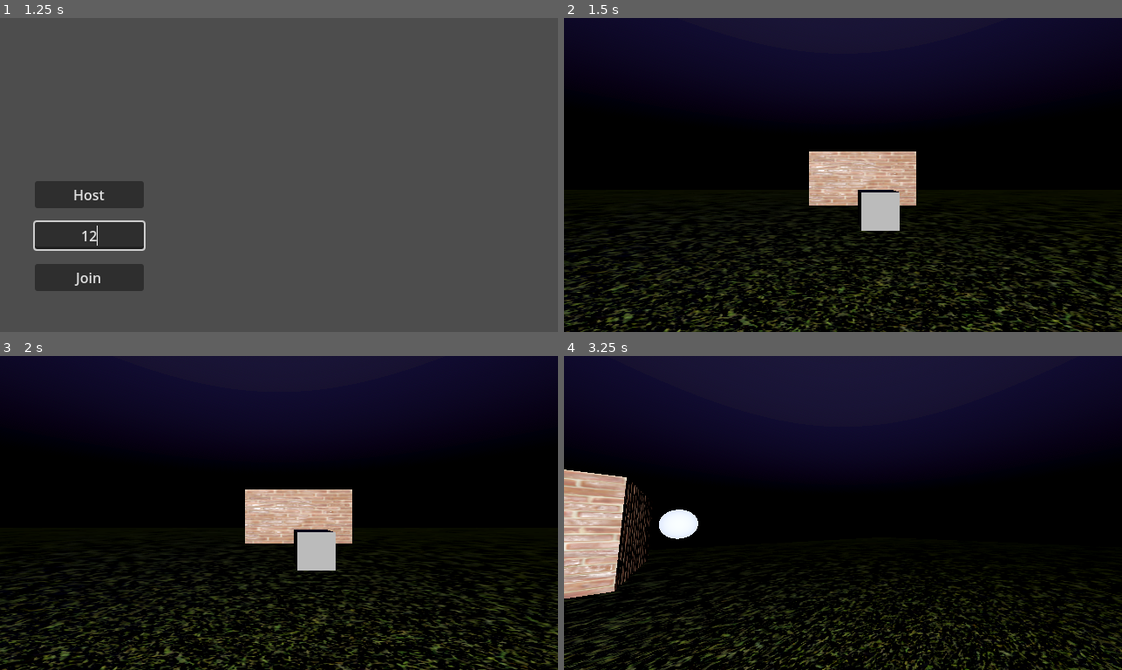
Above: before the commit, frames 1-4 (two rows, left to right).
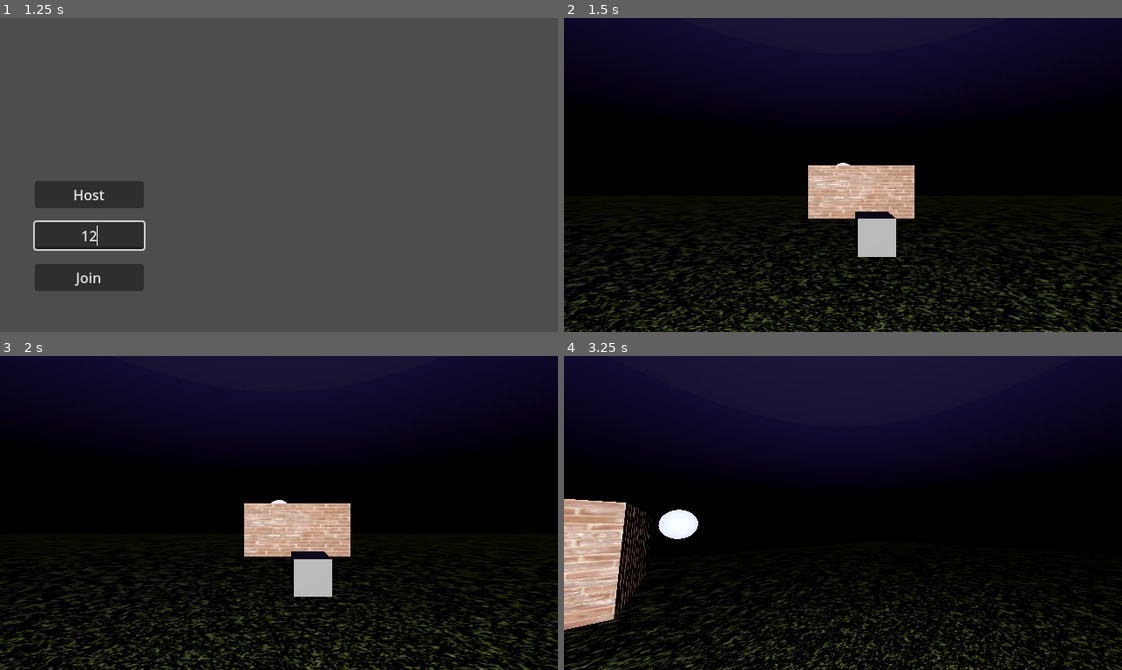
Above: after the commit, the same moments.

Repository: noava/monke-sim
Game: Godot game, scene res://scenes/main_ui.tscn
Two runs of this game, one before a commit and one after it. Both use one fixed random seed, a clock stepped at 60 frames per second and the inputs below.
Inputs (mouse positions are in pixels of both pictures, inside the frame that each line leads up to):
- Up to frame 1 (1.25 s): click (89, 234) at 0.52 s; type "12" at 0.6 s
- Up to frame 2 (1.5 s): click "Host" at 1.25 s
- Up to frame 3 (2 s): no input
- Up to frame 4 (3.25 s): tap Enter at 2 s; move the mouse to (870, 513) at 2.02 s; hold Ctrl (crouch) 2.03-2.78 s; hold W (move_forward) from 2.03 s (still down); tap Space (jump) at 2.27, 3.02 s; move the mouse to (815, 513) at 2.77 s; tap E (interact) at 2.85 s

Frame 1 is identical in both runs. In frame 2, 15% of the frame differs, in the area x 0-100%, y 42-100%; in frame 3, 14%; in frame 4, 13%.

Commit message:
added monkey

Diff:
--- a/scenes/player.tscn
+++ b/scenes/player.tscn
@@ -1,12 +1,8 @@
-[gd_scene load_steps=11 format=3 uid="uid://dox504m0gs4gt"]
+[gd_scene load_steps=10 format=3 uid="uid://dox504m0gs4gt"]
 
 [ext_resource type="Script" path="res://scripts/player.gd" id="1_g2els"]
+[ext_resource type="PackedScene" uid="uid://bri01b320j07" path="res://assets/sprites/Chimpanzee.glb" id="2_37ogv"]
 [ext_resource type="Script" path="res://scripts/player_input.gd" id="2_qhqgy"]
-
-[sub_resource type="StandardMaterial3D" id="StandardMaterial3D_v6fml"]
-albedo_color = Color(0.823039, 0.413615, 0.205021, 1)
-
-[sub_resource type="BoxMesh" id="BoxMesh_3li8b"]
 
 [sub_resource type="CapsuleShape3D" id="CapsuleShape3D_gntrk"]
 
@@ -120,22 +116,25 @@
 script = ExtResource("1_g2els")
 
 [node name="player_model" type="MeshInstance3D" parent="."]
-transform = Transform3D(1, 0, 0, 0, 2, 0, 0, 0, 1, 0, 1, 0)
-layers = 2
-material_override = SubResource("StandardMaterial3D_v6fml")
-mesh = SubResource("BoxMesh_3li8b")
+transform = Transform3D(-0.02, 0, -1.74846e-09, 0, 0.02, 0, 1.74846e-09, 0, -0.02, 0, 1.2, 0)
+skeleton = NodePath("monkey")
+
+[node name="monkey" parent="player_model" instance=ExtResource("2_37ogv")]
+transform = Transform3D(1, 0, 7.10543e-15, 0, 1, 0, -7.10543e-15, 0, 1, 0, 0, 0)
 
 [node name="CollisionShape3D" type="CollisionShape3D" parent="."]
 transform = Transform3D(1, 0, 0, 0, 1, 0, 0, 0, 1, 0, 1, 0)
 shape = SubResource("CapsuleShape3D_gntrk")
 
 [node name="Head" type="Node3D" parent="."]
-transform = Transform3D(1, 0, 0, 0, 1, 0, 0, 0, 1, 0, 1.5, 0)
+transform = Transform3D(2, 0, 0, 0, 2, 0, 0, 0, 2, 0, 2.19062, 0.0254543)
 
 [node name="Camera3D" type="Camera3D" parent="Head"]
-transform = Transform3D(1, 0, 0, 0, 1, 0, 0, 0, 1, 0, 0.268209, -0.354033)
+transform = Transform3D(0.5, 0, 0, 0, 0.5, 0, 0, 0, 0.5, 0, 0.0131826, -0.177989)
+current = true
 
 [node name="Grab Ray" type="RayCast3D" parent="Head/Camera3D"]
+transform = Transform3D(1, 0, 0, 0, 1, 0, 0, 0, 1, 0, 0, -0.0609423)
 target_position = Vector3(0, 0, -2.5)
 
 [node name="Grab Target" type="Node3D" parent="Head/Camera3D/Grab Ray"]
--- a/scripts/player.gd
+++ b/scripts/player.gd
@@ -43,11 +43,24 @@
 func _enter_tree() -> void:
 	set_multiplayer_authority(str(name).to_int())
 
+func _set_layer_recursively(node: Node, layer: int) -> void:
+	if node is VisualInstance3D:
+		node.layers = layer
+	for child in node.get_children():
+		_set_layer_recursively(child, layer)
+
 func _ready():
-	if not is_multiplayer_authority(): return
+	if not is_multiplayer_authority():
+		return
 
 	Input.set_mouse_mode(Input.MOUSE_MODE_CAPTURED)
 	camera.current = true
+
+	# Hide monkey visuals for local player
+	var monkey_visual_root = $player_model/monkey
+	if monkey_visual_root:
+		_set_layer_recursively(monkey_visual_root, 1 << 2)
+		camera.cull_mask &= ~(1 << 2)  # Hide layer 2 for this camera
 
 func _unhandled_input(event):
 	if not is_multiplayer_authority(): return
@@ -93,13 +106,27 @@
 		if direction:
 			velocity.x = direction.x * speed
 			velocity.z = direction.z * speed
-			armature.rotation.y = lerp_angle(armature.rotation.y, atan2(-velocity.x, -velocity.z), LERP_VAL)
 		else:
 			velocity.x = lerp(velocity.x, direction.x * speed, delta * 7.0)
 			velocity.z = lerp(velocity.z, direction.z * speed, delta * 7.0)
 	else:
 		velocity.x = lerp(velocity.x, direction.x * speed, delta * 3.0)
 		velocity.z = lerp(velocity.z, direction.z * speed, delta * 3.0)
+
+	# Make monkey face move direction or look direction
+	if velocity.length() > 0.1:
+		# Face movement direction
+		armature.rotation.y = lerp_angle(armature.rotation.y, atan2(velocity.x, velocity.z), LERP_VAL)
+	else:
+		# Face opposite of look direction when idle
+		var cam_forward = head.global_transform.basis.z
+		cam_forward.y = 0
+		cam_forward = cam_forward.normalized()
+		var target_yaw = atan2(cam_forward.x, cam_forward.z) + PI # ← added PI to face opposite
+		armature.rotation.y = lerp_angle(armature.rotation.y, target_yaw, LERP_VAL)
+
+
+
 
 	# Head bob
 	t_bob += delta * velocity.length() * float(is_on_floor())
Binary file added: assets/sprites/Chimpanzee.glb
Not shown, added: assets/sprites/Chimpanzee.glb.import
Binary file added: assets/sprites/Chimpanzee_Tex_Chimpanzee.png
Not shown, added: assets/sprites/Chimpanzee_Tex_Chimpanzee.png.import
